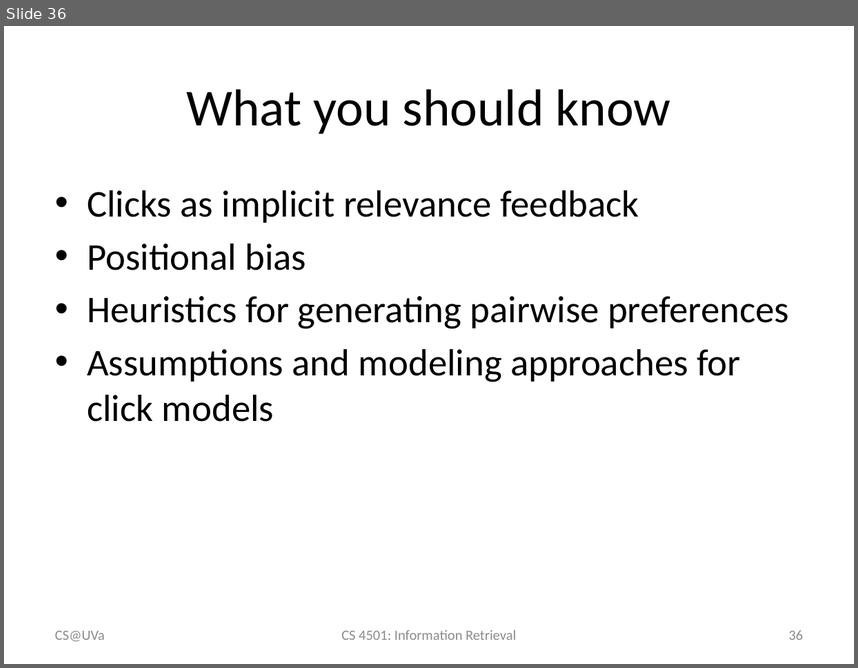
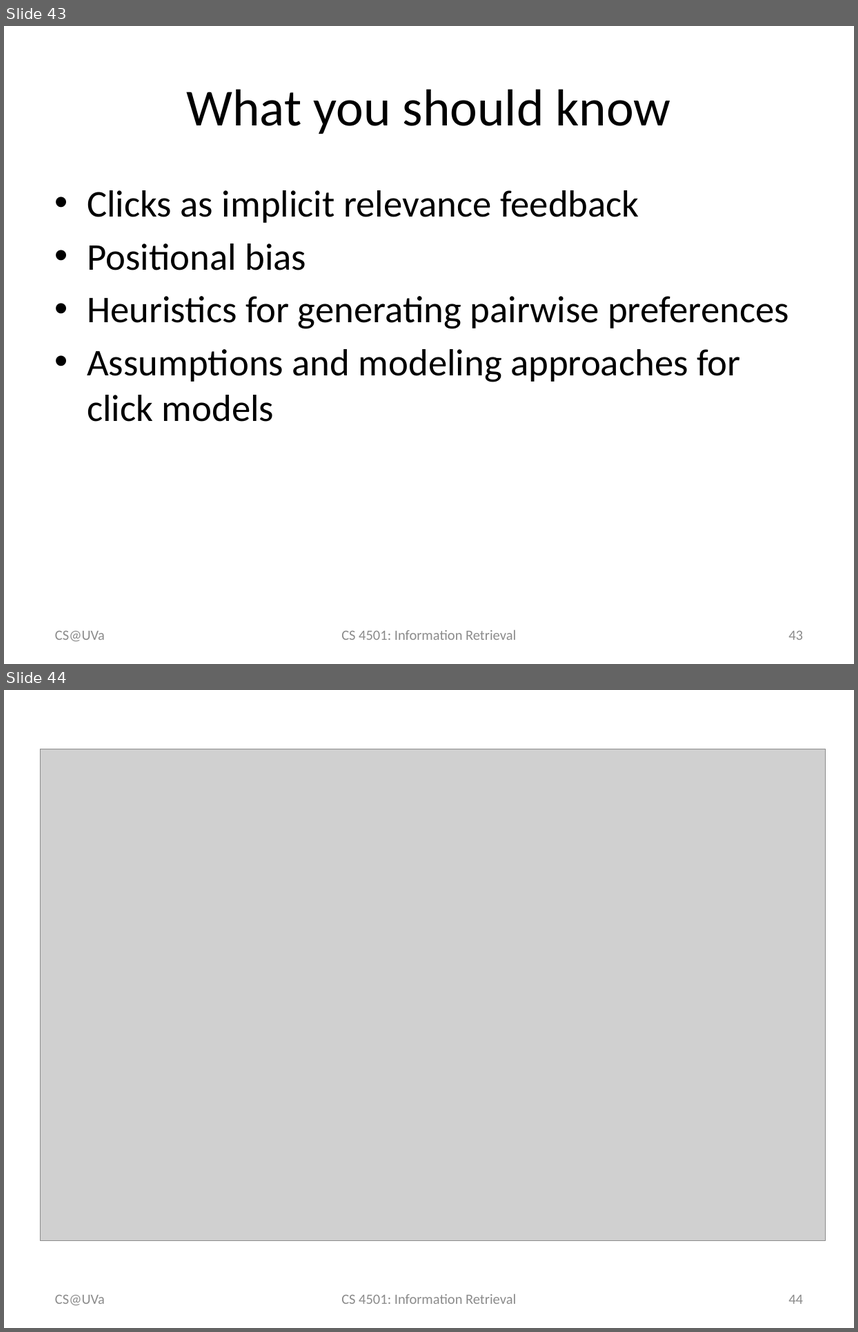
Before and after one commit to wang296/IR2015, a slide deck: docs/Implicit User Feedback.pptx. Shown one above the other, each under a label of ours: slide 36 before the commit, slides 43 and 44 after it. The pictures are 858x668 and 858x1332 pixels, drawn with LibreOffice and Linux fonts; fonts in the diff are those of the drawing; grey boxes stand for pictures. Boxes give left, top, right and bottom in pixels: in the first picture for what was removed or moved away, otherwise in the second. Text is boxed around its words. In the diff, an @@ line names an element or a change of style, - is before the commit and + after.

```diff
--- a/docs/Implicit User Feedback.pptx
+++ b/docs/Implicit User Feedback.pptx
@@ slide 44 added at [4, 690, 854, 1328], background #FFFFFF @@
@@ picture added at [41, 749, 826, 1240] @@
@@ text added at [55, 1294, 105, 1305], 12 pt, text #8C8C8C @@
+CS@UVa
@@ text added at [341, 1294, 516, 1303], 12 pt, text #8C8C8C @@
+CS 4501: Information Retrieval
@@ page number added at [789, 1294, 803, 1303], 12 pt, text #8C8C8C @@
+44
@@ what was slide 36 is now slide 43 @@
@@ page number at [789, 630, 803, 639]: text changed @@
-36
+43
```
Also in this commit, not shown: 1 slide changed, 7 other slides added, 5 other files.
